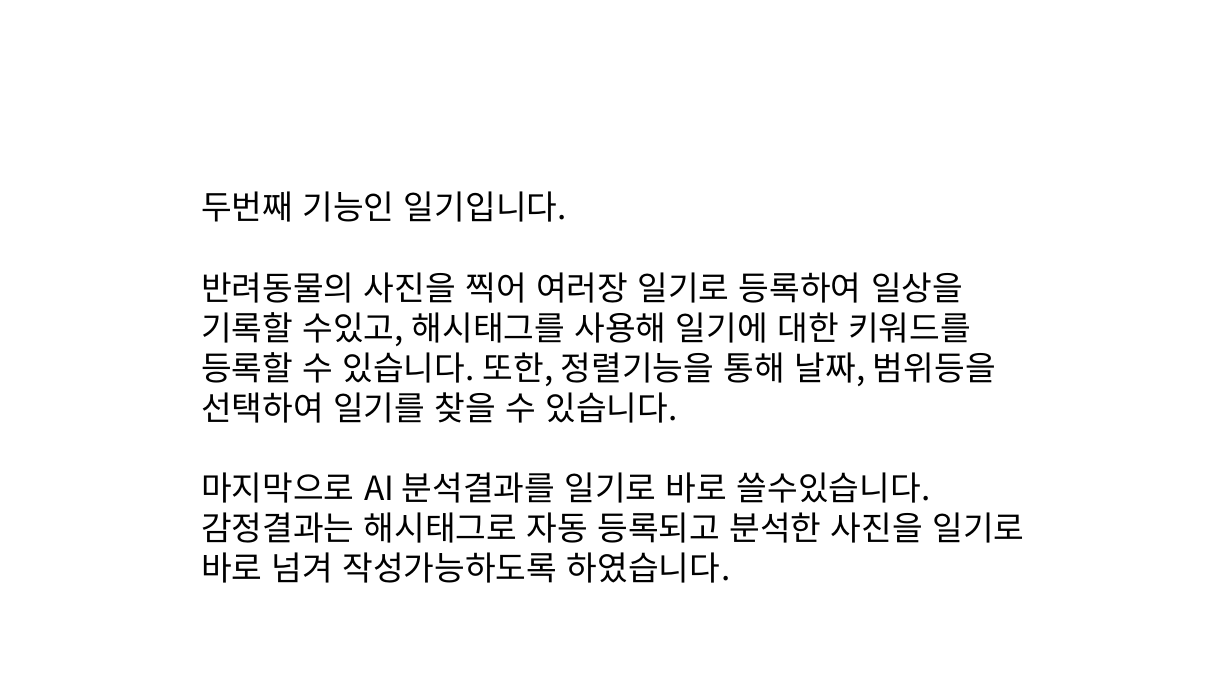
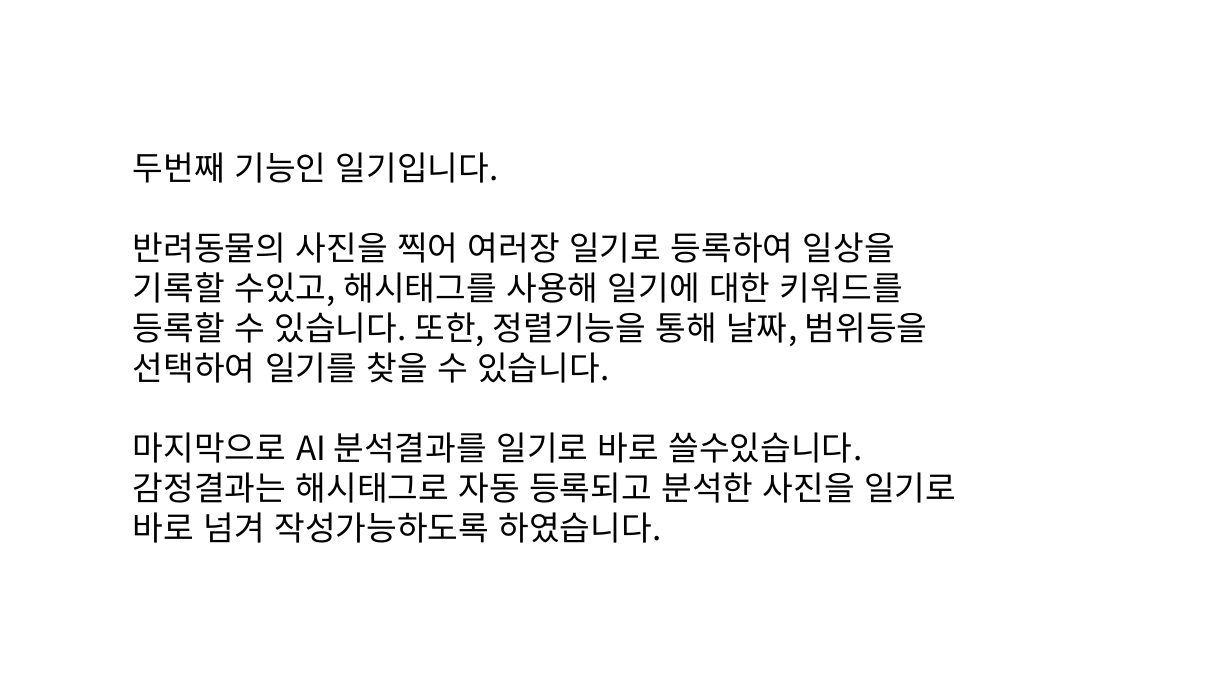
Before and after one commit to dino889/CuteCatDog, a slide deck: slide 17 of Document/최종 발표대본.pptx. Drawn at 1232x693 pixels with LibreOffice and Linux fonts; fonts in the diff are those of the drawing. Boxes give left, top, right and bottom in pixels: in the first picture for what was removed or moved away, otherwise in the second. Text is boxed around its words. In the diff, an @@ line names an element or a change of style, - is before the commit and + after.

```diff
--- a/Document/최종 발표대본.pptx
+++ b/Document/최종 발표대본.pptx
@@ text "두번째 기능인 일기입니다.": place and size @@
-text "두번째 기능인 일기입니다." at [201,191,1024,583]
+text "두번째 기능인 일기입니다." at [133,152,956,543]
```
Also in this commit, not shown: 1 other slide changed.
